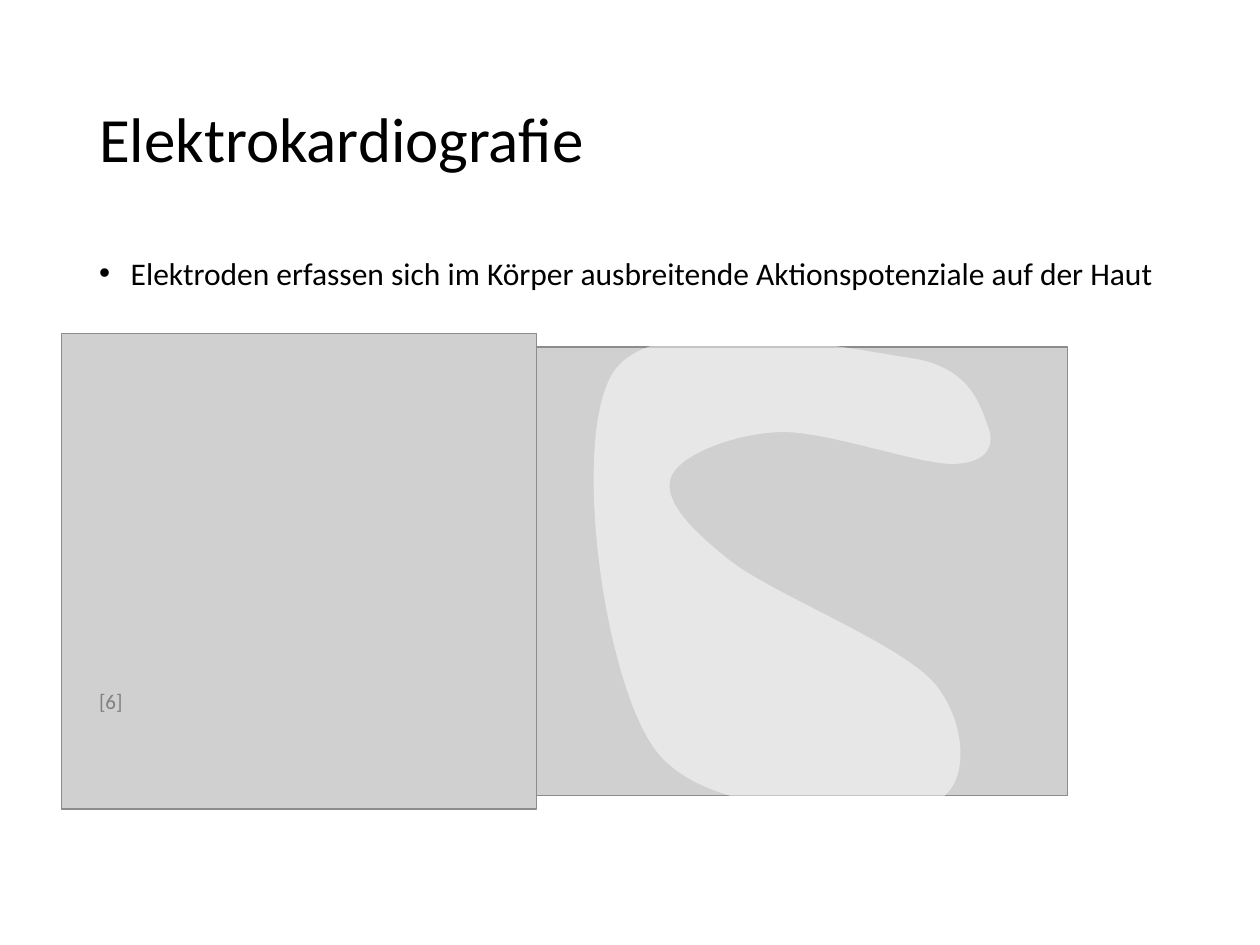
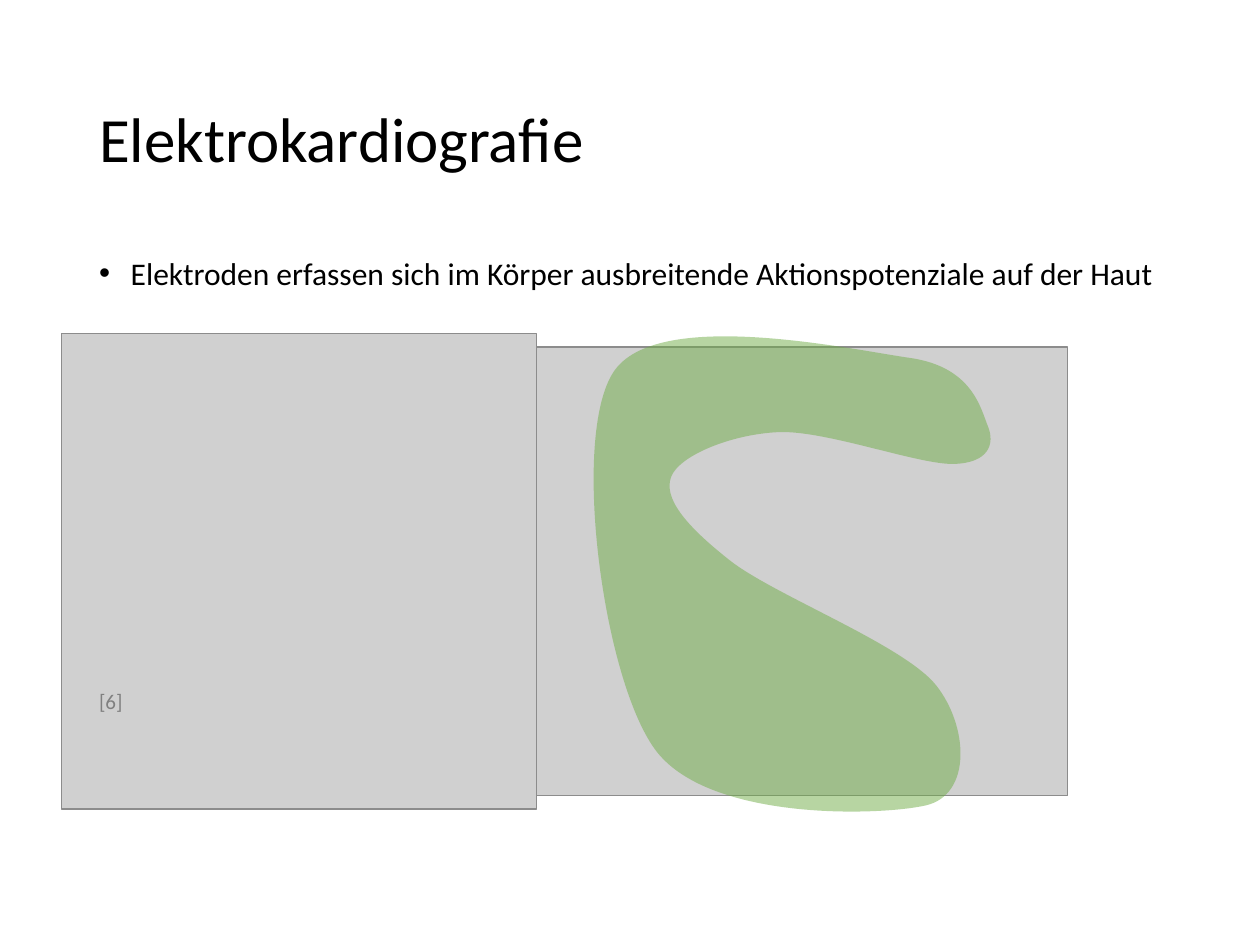
Before and after one commit to flemk/bachelor, a slide deck: slide 10 of presentation.pptx (slide 13 before the commit). Drawn at 1260x945 pixels with LibreOffice and Linux fonts; fonts in the diff are those of the drawing; grey boxes stand for pictures. Boxes give left, top, right and bottom in pixels: in the first picture for what was removed or moved away, otherwise in the second. Text is boxed around its words. In the diff, an @@ line names an element or a change of style, - is before the commit and + after.

```diff
--- a/presentation.pptx
+++ b/presentation.pptx
@@ freeform shape at (593, 336, 990, 811): fill #FFFFFF at 50% opacity to #70AD47 at 50% opacity @@
```
Also in this commit, not shown: 13 other slides changed, 3 slides added, 1 other file.
